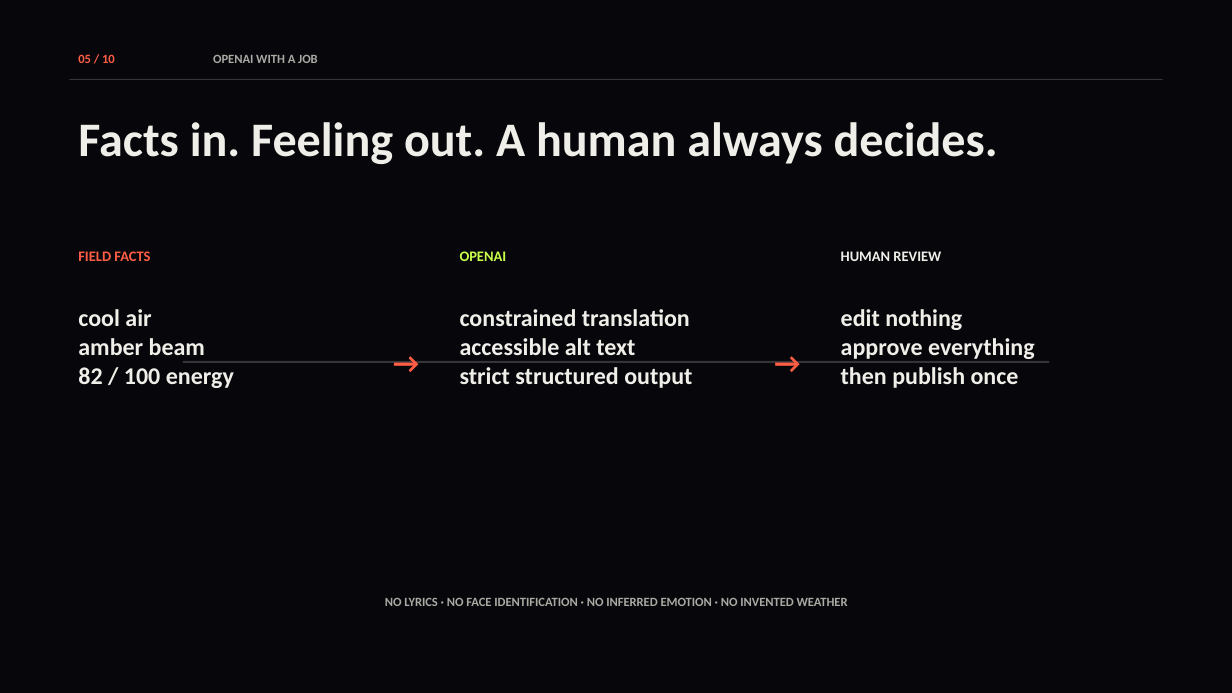
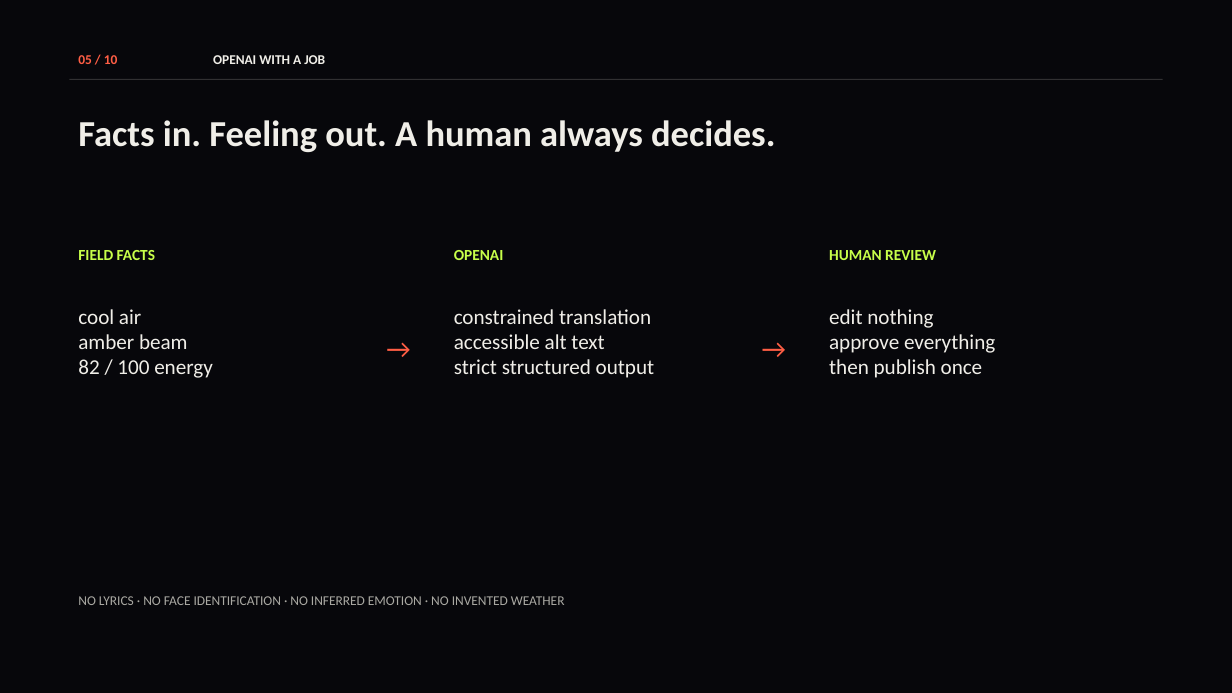
Before and after one commit to vnmoorthy/same-sky, a slide deck: slide 5 of docs/Same-Sky-Hackathon-Deck.pptx. Drawn at 1232x693 pixels with LibreOffice and Linux fonts; fonts in the diff are those of the drawing. Boxes give left, top, right and bottom in pixels: in the first picture for what was removed or moved away, otherwise in the second. Text is boxed around its words. In the diff, an @@ line names an element or a change of style, - is before the commit and + after.

```diff
--- a/docs/Same-Sky-Hackathon-Deck.pptx
+++ b/docs/Same-Sky-Hackathon-Deck.pptx
@@ text "05 / 10" at (78,55,118,64): size 9.8 to 10.5 pt @@
@@ text "OPENAI WITH A JOB" at (213,55,325,64): size 9.8 to 10.5 pt, text colour #AAA9A3 to #F0EEE8 @@
@@ text "Facts in. Feeling out. A ..." at (78,120,775,152): size 37.5 to 28.5 pt @@
@@ text "FIELD FACTS" at (78,250,155,260): size 11.2 to 12 pt, text colour #FF5E45 to #C8FF4A @@
@@ text "OPENAI" at (454,250,504,260): size 11.2 to 12 pt @@
@@ text "HUMAN REVIEW": place and size @@
-text "HUMAN REVIEW" at (841,251,941,261)
+text "HUMAN REVIEW" at (829,250,936,260)
@@ text "HUMAN REVIEW" at (829,250,936,260): size 11.2 to 12 pt, text colour #F0EEE8 to #C8FF4A @@
@@ size 18.8 to 16.5 pt, bold off in 3 elements at (78,309,213,378), (454,309,654,378), (829,309,995,378) @@
@@ text "edit nothing": place and size @@
-text "edit nothing" at (841,309,1035,388)
+text "edit nothing" at (829,309,995,378)
@@ text "→": place and size @@
-text "→" at (384,340,428,383)
+text "→" at (377,327,425,366)
@@ text "→" at (377,327,425,366): size 22.5 to 21 pt, bold off; alignment centre to left @@
@@ text "→" at (753,327,801,366): size 22.5 to 21 pt, bold off; alignment centre to left @@
@@ text "→": place and size @@
-text "→" at (765,340,809,383)
+text "→" at (753,327,801,366)
@@ rectangle removed at (183,361,1050,363) @@
@@ text "NO LYRICS · NO FACE ..." at (78,596,565,605): size 9.8 to 10.5 pt, bold off; alignment centre to left @@
```
Also in this commit, not shown: 9 other slides changed, 5 other files.
